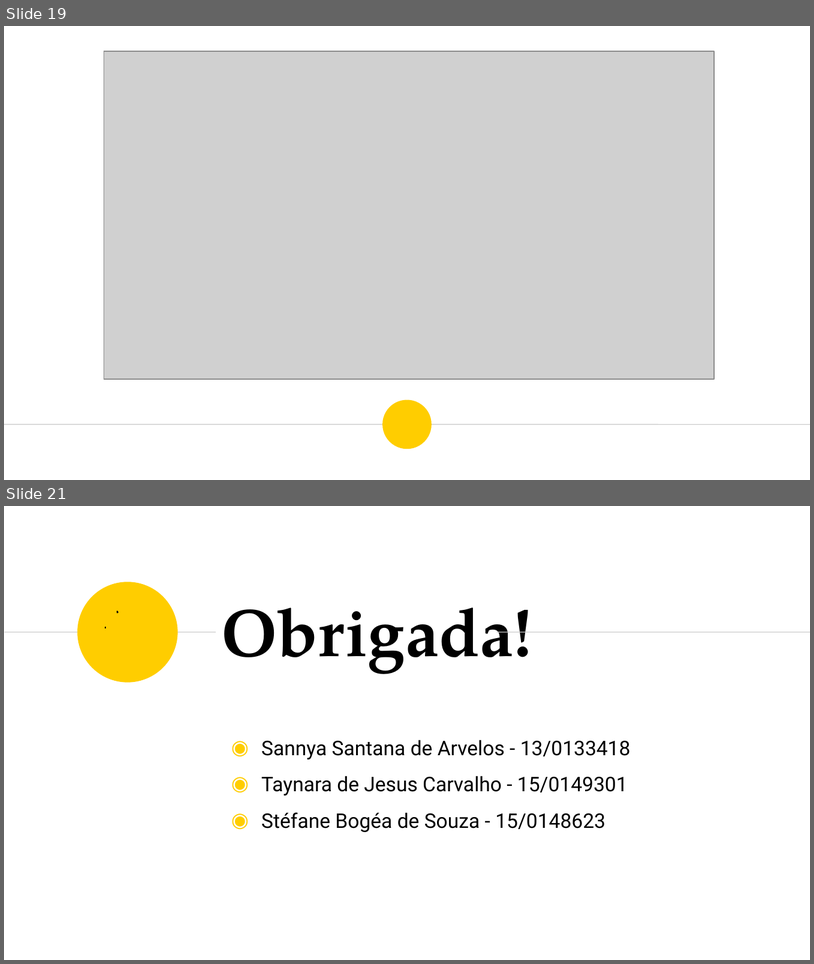
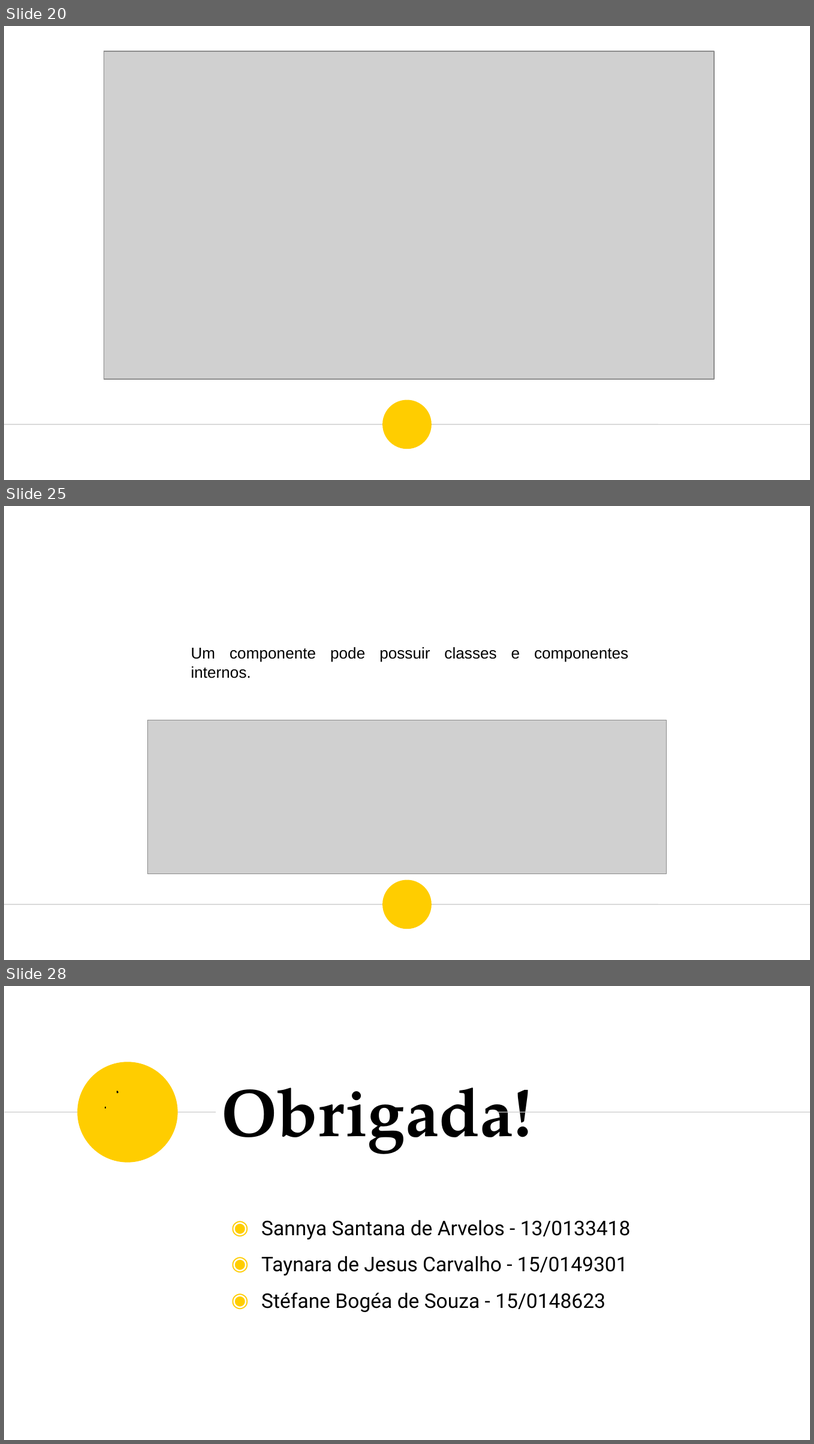
Before and after one commit to fga-eps-mds/A-Disciplina-MDS-EPS, a slide deck: MDS_Material/Diagrama_Componentes/Diagrama de Componentes - Apresentacao.odp. Shown one above the other, each under a label of ours: slides 19 and 21 before the commit, slides 20, 25 and 28 after it; the slides between them are not shown. The pictures are 814x964 and 814x1444 pixels, drawn with LibreOffice and Linux fonts; fonts in the diff are those of the drawing; grey boxes stand for pictures. Boxes give left, top, right and bottom in pixels: in the first picture for what was removed or moved away, otherwise in the second. Text is boxed around its words. In the diff, an @@ line names an element or a change of style, - is before the commit and + after.

```diff
--- a/MDS_Material/Diagrama_Componentes/Diagrama de Componentes - Apresentacao.odp
+++ b/MDS_Material/Diagrama_Componentes/Diagrama de Componentes - Apresentacao.odp
@@ slide 25 added at [4,506,810,960], background #FFFFFF; not listed: 2 template elements that a slide beside it also shows @@
@@ text added at [191,647,629,678], 14 pt, text #000000 @@
+Um componente pode possuir classes e componentes internos.
@@ picture added at [147,720,667,874] @@
@@ what was slide 19 is now slide 20 @@
@@ what was slide 21 is now slide 28 @@
```
Also in this commit, not shown: 1 slide changed, 6 other slides added.
